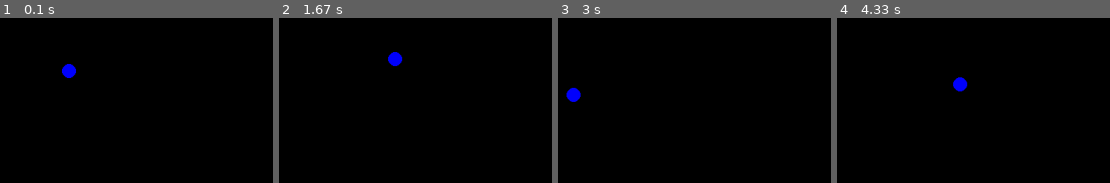
Above: before the commit, frames 1-4 (left to right).
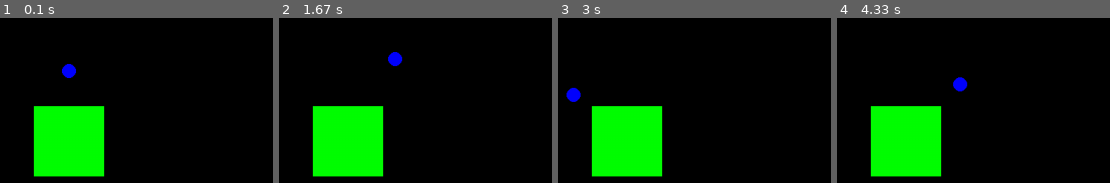
Above: after the commit, the same moments.

Repository: YousefIbrahimkhil/pygame
Game: pygame game, started from game.py
Same seed, same stepped clock (60 frames per second), same inputs: the game is played once before the commit and once after it.
Inputs:
- Up to frame 1 (0.1 s): no input
- Up to frame 2 (1.67 s): hold D 0.33-0.8 s; hold W 0.83-1.13 s; hold D 1.17-1.63 s
- Up to frame 3 (3 s): hold A 1.67-2.2 s; hold S 2.23-2.53 s; hold A 2.57-2.97 s
- Up to frame 4 (4.33 s): hold W 3-3.37 s; hold D 3.4-4.03 s; hold S from 4.07 s (still down)

The runs differ from the first frame. In frame 1, 11% of the frame differs, in the area x 12-39%, y 53-97%; in frame 2, 11%; in frame 3, 11%; in frame 4, 11%.

Commit message:
rect added

Diff:
--- a/game.py
+++ b/game.py
@@ -8,6 +8,13 @@
 dt = 0
 speed = 10
 direction = "down"
+
+def rectangle(start_x, start_y, size):
+    x = start_x-(size/2)
+    y = start_y-(size/2)
+    return pygame.Rect(x, y, size, size)
+
+rect_pos = rectangle(screen.get_width() / 2, (screen.get_height() / 2) + 100, 100)
 
 player_pos = pygame.Vector2(screen.get_width() / 2, screen.get_height() / 2)
 
@@ -22,7 +29,7 @@
     screen.fill("black")
 
     pygame.draw.circle(screen, "blue", player_pos, 10)
-
+    pygame.draw.rect(screen, "green", rect_pos)
     keys = pygame.key.get_pressed()
     if keys[pygame.K_w]:
         direction = "up"
